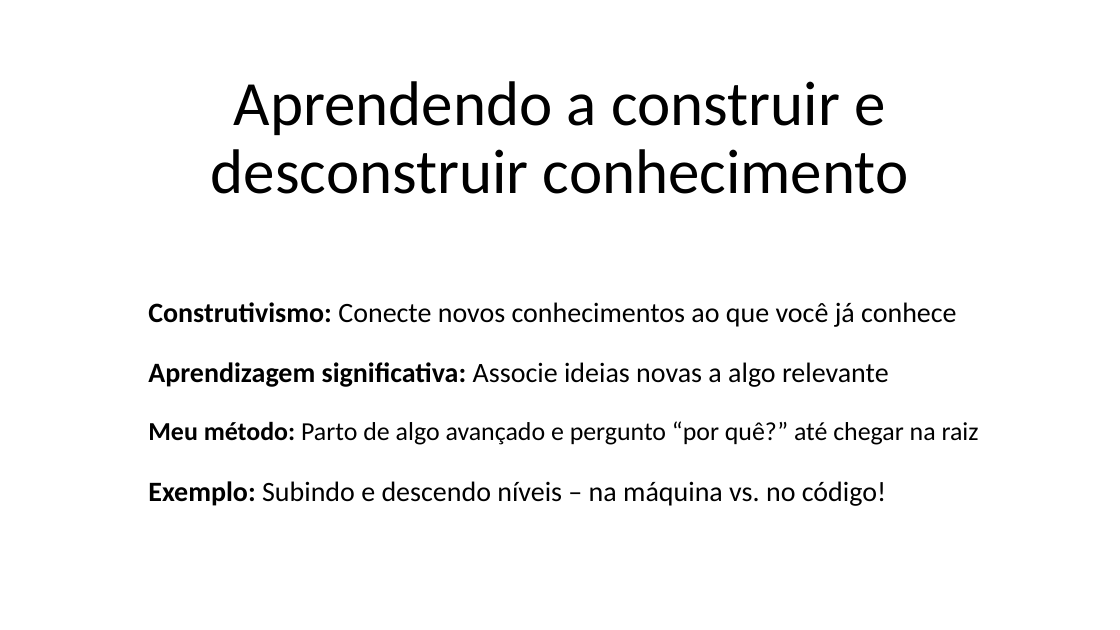
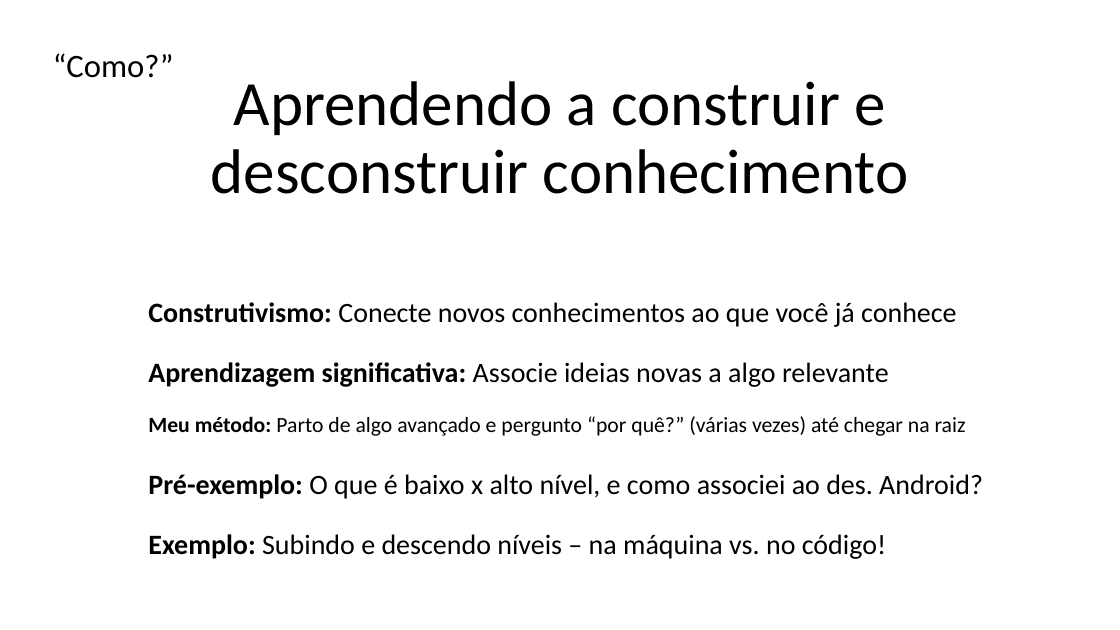
Before and after one commit to alanliongar/connectSpace_Assincronia, a slide deck: slide 6 of Apresentação do ConnectSpace.pptx (slide 3 before the commit). Drawn at 1120x630 pixels with LibreOffice and Linux fonts; fonts in the diff are those of the drawing; background and template pictures are left out. Boxes give left, top, right and bottom in pixels: in the first picture for what was removed or moved away, otherwise in the second. Text is boxed around its words. In the diff, an @@ line names an element or a change of style, - is before the commit and + after.

```diff
--- a/Apresentação do ConnectSpace.pptx
+++ b/Apresentação do ConnectSpace.pptx
@@ text added at box(53, 53, 174, 78), 28 pt, text #000000 @@
+“Como?”
@@ text at box(148, 416, 966, 436): text changed; size 22.2 to 18.6 pt @@
-Meu método: Parto de algo avançado e pergunto “por quê?” até chegar na raiz
+Meu método: Parto de algo avançado e pergunto “por quê?” (várias vezes) até chegar na raiz
@@ text added at box(148, 474, 983, 499), 24 pt, text #000000 @@
+Pré-exemplo: O que é baixo x alto nível, e como associei ao des. Android?
@@ text "Exemplo: Subindo e descendo níveis ...": place and size @@
-text "Exemplo: Subindo e descendo níveis ..." at box(148, 481, 886, 506)
+text "Exemplo: Subindo e descendo níveis ..." at box(148, 534, 886, 559)
```
Also in this commit, not shown: 11 other slides changed, 6 slides added, 4 other files.
